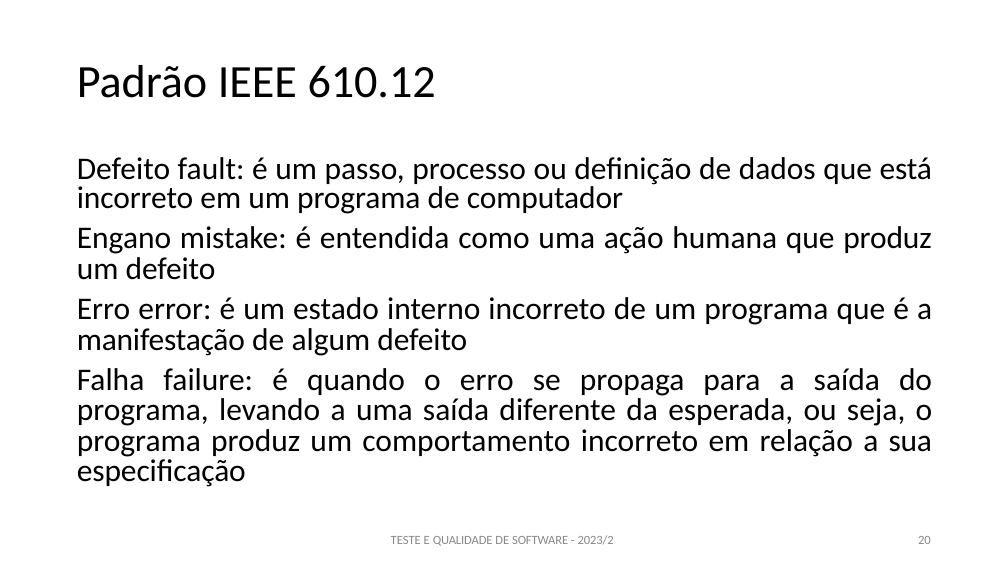
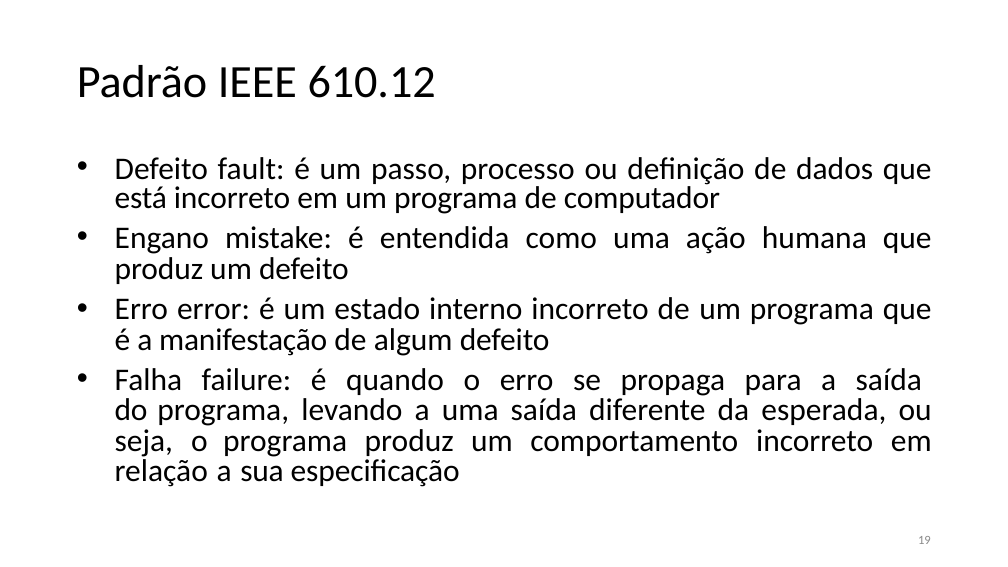
Before and after one commit to JoaoChoma/testedesoftware2025, a slide deck: slide 19 of SEMANA01/semana 01.pptx (slide 20 before the commit). Drawn at 1008x567 pixels with LibreOffice and Linux fonts; fonts in the diff are those of the drawing. Boxes give left, top, right and bottom in pixels: in the first picture for what was removed or moved away, otherwise in the second. Text is boxed around its words. In the diff, an @@ line names an element or a change of style, - is before the commit and + after.

```diff
--- a/SEMANA01/semana 01.pptx
+++ b/SEMANA01/semana 01.pptx
@@ text "Defeito fault: é um passo, ..." at box(115, 157, 932, 487): bullet none to • @@
@@ text removed at box(391, 535, 614, 546) @@
-TESTE E QUALIDADE DE SOFTWARE - 2023/2
@@ page number at box(918, 536, 930, 544): text changed @@
-20
+19
```
Also in this commit, not shown: 28 other slides changed, 2 slides removed, 1 other file.
